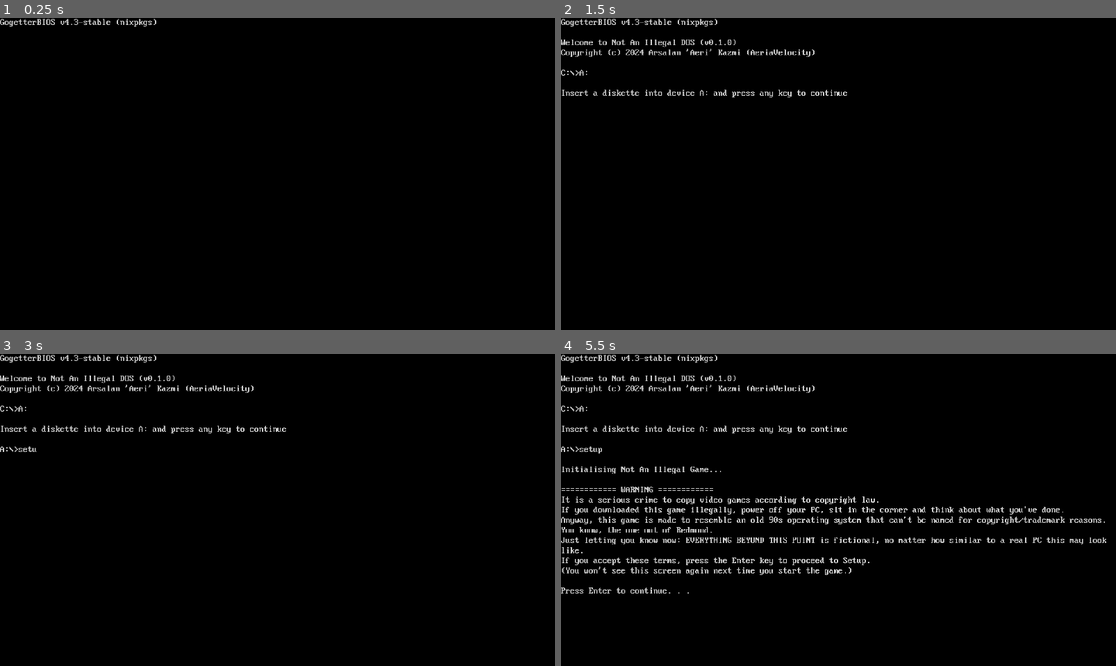
Above: before the commit, frames 1-4 (two rows, left to right).
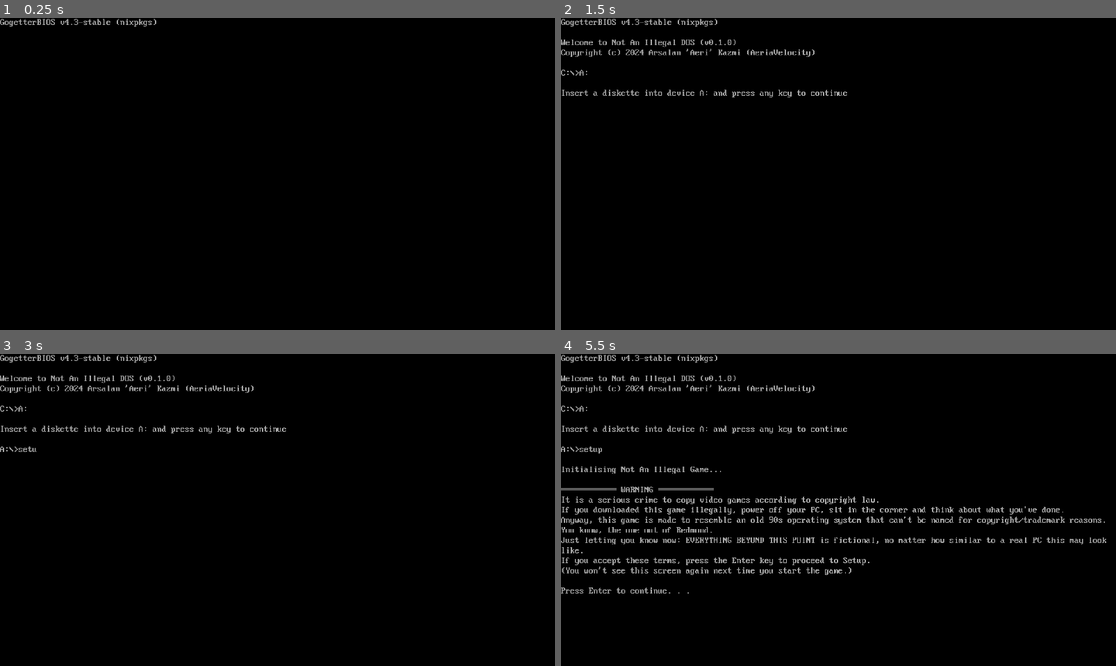
Above: after the commit, the same moments.

Repository: AeriaVelocity/not-an-illegal-game
Game: Godot game, scene res://Scenes/intro.tscn
Same seed, same stepped clock (60 frames per second), same inputs: the game is played once before the commit and once after it.
Inputs:
- Up to frame 1 (0.25 s): no input
- Up to frame 2 (1.5 s): tap Enter (ui_accept) at 0.5, 0.77, 1.25 s
- Up to frame 3 (3 s): tap Enter (ui_accept) at 1.52, 2, 2.75 s
- Up to frame 4 (5.5 s): tap Enter (ui_accept) at 3.02, 3.5, 3.77, 4.52, 5 s

The runs differ from the first frame. In frame 1, 0.1% of the frame differs, in the area x 0-29%, y 0-3%; in frame 2, 0.7%; in frame 3, 0.8%; in frame 4, 3.7%, in the area x 0-99%, y 0-77%.

Commit message:
Updated the colours and visuals to be more similar to Windows 9x

Diff:
--- a/Scenes/intro.tscn
+++ b/Scenes/intro.tscn
@@ -6,7 +6,7 @@
 [sub_resource type="LabelSettings" id="LabelSettings_05w7b"]
 font = ExtResource("1_w7rxy")
 font_size = 32
-font_color = Color(0.808998, 0.808998, 0.808998, 1)
+font_color = Color(0.658824, 0.658824, 0.658824, 1)
 
 [node name="Intro" type="Control"]
 layout_mode = 3
--- a/Scenes/preinstallation.tscn
+++ b/Scenes/preinstallation.tscn
@@ -6,7 +6,7 @@
 [sub_resource type="LabelSettings" id="LabelSettings_gg2ix"]
 font = ExtResource("2_e22ee")
 font_size = 32
-font_color = Color(0.807843, 0.807843, 0.807843, 1)
+font_color = Color(0.658824, 0.658824, 0.658824, 1)
 
 [sub_resource type="StyleBoxFlat" id="StyleBoxFlat_7rrqj"]
 bg_color = Color(0.6, 0.6, 0.6, 0)
@@ -17,7 +17,7 @@
 border_color = Color(0, 0, 0, 1)
 
 [sub_resource type="StyleBoxFlat" id="StyleBoxFlat_46cxa"]
-bg_color = Color(0.807843, 0.807843, 0.807843, 1)
+bg_color = Color(0.658824, 0.658824, 0.658824, 1)
 
 [sub_resource type="LabelSettings" id="LabelSettings_56kpa"]
 font = ExtResource("2_e22ee")
@@ -100,7 +100,7 @@
 anchor_bottom = 1.0
 grow_horizontal = 2
 grow_vertical = 2
-color = Color(0, 0, 0.537255, 1)
+color = Color(0, 0, 0.658824, 1)
 script = ExtResource("1_0t6bx")
 
 [node name="Keys" type="ColorRect" parent="Background"]
@@ -112,7 +112,7 @@
 offset_top = -30.0
 grow_horizontal = 2
 grow_vertical = 0
-color = Color(0.687215, 0.687215, 0.687215, 1)
+color = Color(0.65098, 0.65098, 0.65098, 1)
 
 [node name="Label" type="Label" parent="Background/Keys"]
 modulate = Color(0, 0, 0, 1)
@@ -142,7 +142,7 @@
 grow_horizontal = 2
 grow_vertical = 2
 text = "Setup Help
-===========
+══════════
 
     Using Setup
 
@@ -189,7 +189,7 @@
 grow_horizontal = 2
 grow_vertical = 2
 text = "Not An Illegal Game Setup
-=========================
+═════════════════════════
 
     Welcome to Setup.
 
@@ -229,7 +229,7 @@
 grow_horizontal = 2
 grow_vertical = 2
 text = "Not An Illegal Game Setup
-=========================
+═════════════════════════
 
     ..."
 label_settings = SubResource("LabelSettings_gg2ix")
@@ -249,7 +249,7 @@
 offset_bottom = 179.0
 grow_horizontal = 2
 grow_vertical = 2
-color = Color(0.807843, 0.807843, 0.807843, 1)
+color = Color(0.658824, 0.658824, 0.658824, 1)
 
 [node name="Outline" type="Panel" parent="Background/ExitPrompt"]
 layout_mode = 1
--- a/Scripts/intro_sequence.gd
+++ b/Scripts/intro_sequence.gd
@@ -31,7 +31,7 @@
 
 Initialising Not An Illegal Game...
 
-============ WARNING ============
+════════════ WARNING ════════════
 It is a serious crime to copy video games according to copyright law.
 If you downloaded this game illegally, power off your PC, sit in the corner and think about what you've done.
 Anyway, this game is made to resemble an old 90s operating system that can't be named for copyright/trademark reasons. You know, the one out of Redmond.
--- a/Scripts/preinstallation_interaction.gd
+++ b/Scripts/preinstallation_interaction.gd
@@ -72,18 +72,19 @@
     set_keys()
 
 func set_colours():
-    var main = "#000089"
+    var main = "#0000a8"
+    var gray = "#a8a8a8"
     if colour_removed:
         main = Color.BLACK
 
     if current_screen == 0:
-        color = "#cecece"
+        color = gray
         $Keys.color = main
         current_node.get_node("Label").modulate = Color.BLACK
         $Keys/Label.modulate = Color.WHITE
     else:
         color = main
-        $Keys.color = "#cecece"
+        $Keys.color = gray
         current_node.get_node("Label").modulate = Color.WHITE
         $Keys/Label.modulate = Color.BLACK
 
